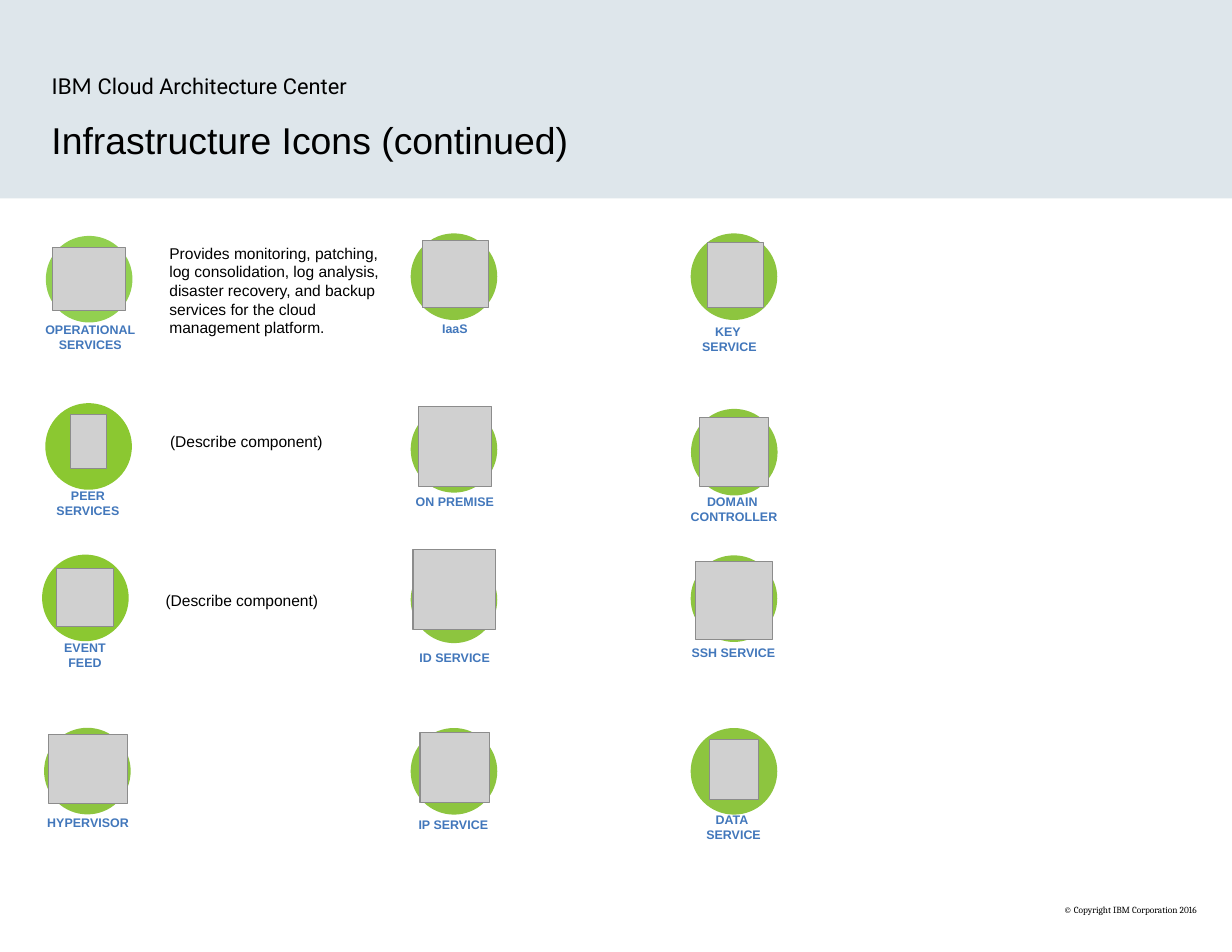
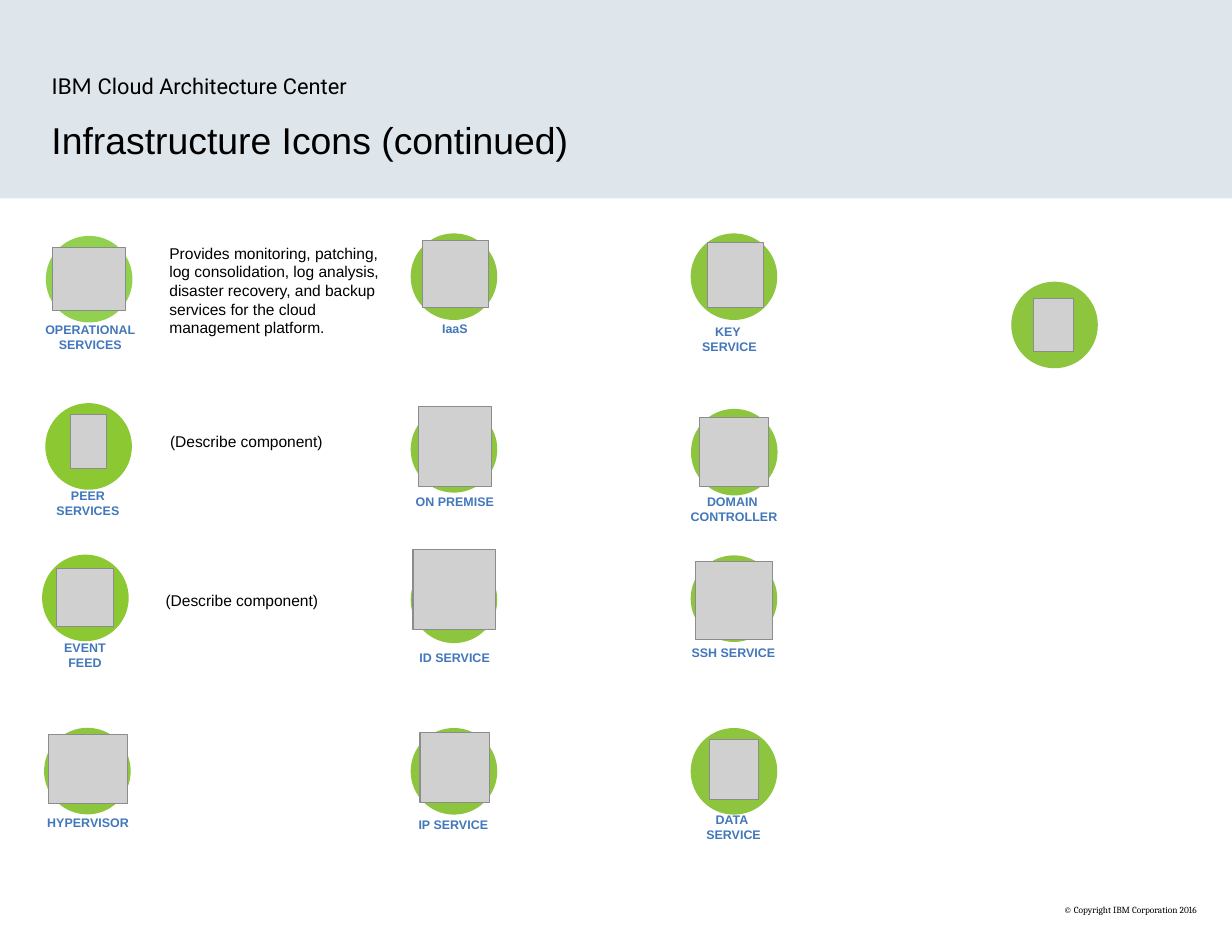
Before and after one commit to ibm-cloud-architecture/ibm-cloud-stencils, a slide deck: slide 9 of pptx/PowerPoint Icons With Additional4Visio.pptx. Drawn at 1232x952 pixels with LibreOffice and Linux fonts; fonts in the diff are those of the drawing; grey boxes stand for pictures. Boxes give left, top, right and bottom in pixels: in the first picture for what was removed or moved away, otherwise in the second. Text is boxed around its words. In the diff, an @@ line names an element or a change of style, - is before the commit and + after.

```diff
--- a/pptx/PowerPoint Icons With Additional4Visio.pptx
+++ b/pptx/PowerPoint Icons With Additional4Visio.pptx
@@ freeform shape added at bbox=[1011, 281, 1098, 367], fill #8DC53F @@
@@ picture added at bbox=[1034, 298, 1074, 352] @@
```
Also in this commit, not shown: 3 other slides changed.
